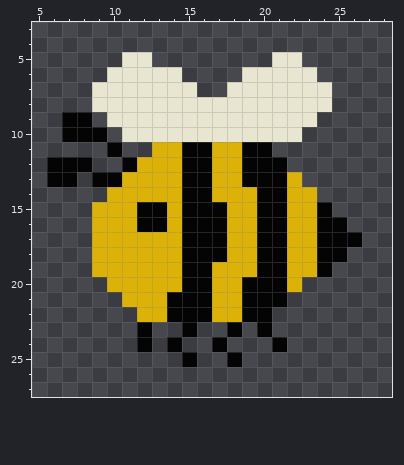
Edited in one commit: pixel-art sprite (MovableSpriteAnimation/res/apm/bee_left_6.png). Above is the file before it was changed.
The file is 32x32 pixels. Colours within 5 levels of each other are drawn and written as one. Shown: x 5..28, y 3..27.
The result:
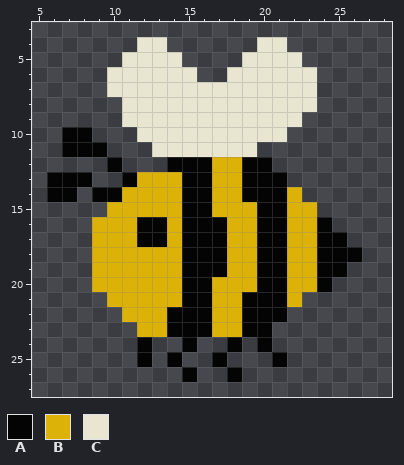
Palette (. is transparent): A #040404  B #ddb208  C #e8e6d0
The exact change:
@@ x 5..28 @@
  3 ........................
- 4 ........................
- 5 ......CC........CC......
- 6 .....CCCCC....CCCCC.....
- 7 ....CCCCCCC..CCCCCCC....
- 8 ....CCCCCCCCCCCCCCCC....
- 9 ..AA.CCCCCCCCCCCCCC.....
-10 ..AAA.CCCCCCCCCCCC......
-11 .....A..BBAABBAA........
-12 .AAA..ABBBAABBAAA.......
-13 .AA.AABBBBAABBAAAB......
-14 .....BBBBBAABBBAABB.....
-15 ....BBBAABAAABBAABBA....
-16 ....BBBAABAAABBAABBAA...
-17 ....BBBBBBAAABBAABBAAA..
-18 ....BBBBBBAAABBAABBAA...
-19 ....BBBBBBAABBBAABBA....
-20 .....BBBBBAABBAAAB......
-21 ......BBBAAABBAAA.......
-22 .......BBAAABBAA........
-23 .......A..A..A.A........
-24 .......A.A..A...A.......
-25 ..........A..A..........
-26 ........................
+ 4 .......CC......CC.......
+ 5 ......CCCC....CCCC......
+ 6 .....CCCCCC..CCCCCC.....
+ 7 .....CCCCCCCCCCCCCC.....
+ 8 ......CCCCCCCCCCCCC.....
+ 9 ......CCCCCCCCCCCC......
+10 ..AA...CCCCCCCCCC.......
+11 ..AAA...CCCCCCC.........
+12 .....A...AAABBAA........
+13 .AAA..ABBBAABBAAA.......
+14 .AA.AABBBBAABBAAAB......
+15 .....BBBBBAABBBAABB.....
+16 ....BBBAABAAABBAABBA....
+17 ....BBBAABAAABBAABBAA...
+18 ....BBBBBBAAABBAABBAAA..
+19 ....BBBBBBAAABBAABBAA...
+20 ....BBBBBBAABBBAABBA....
+21 .....BBBBBAABBAAAB......
+22 ......BBBAAABBAAA.......
+23 .......BBAAABBAA........
+24 .......A..A..A.A........
+25 .......A.A..A...A.......
+26 ..........A..A..........
 27 ........................
Changed places in both pictures, as pixel boxes (x1, y1, x2, y2):
changed: (47, 37, 362, 382)
